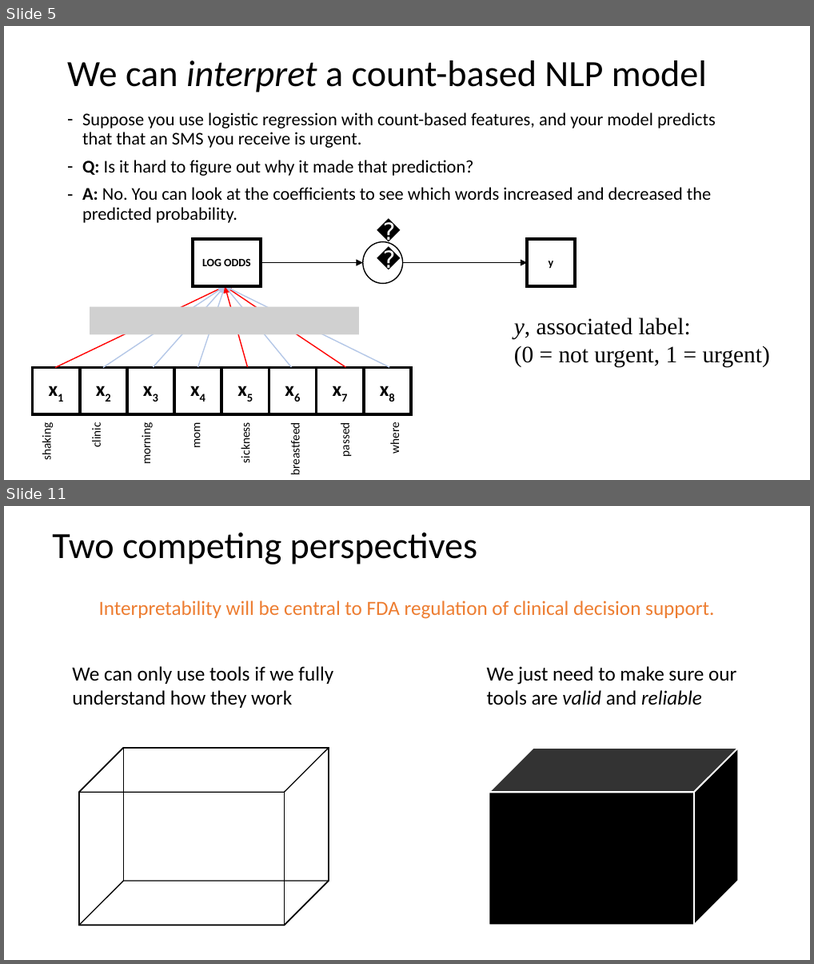
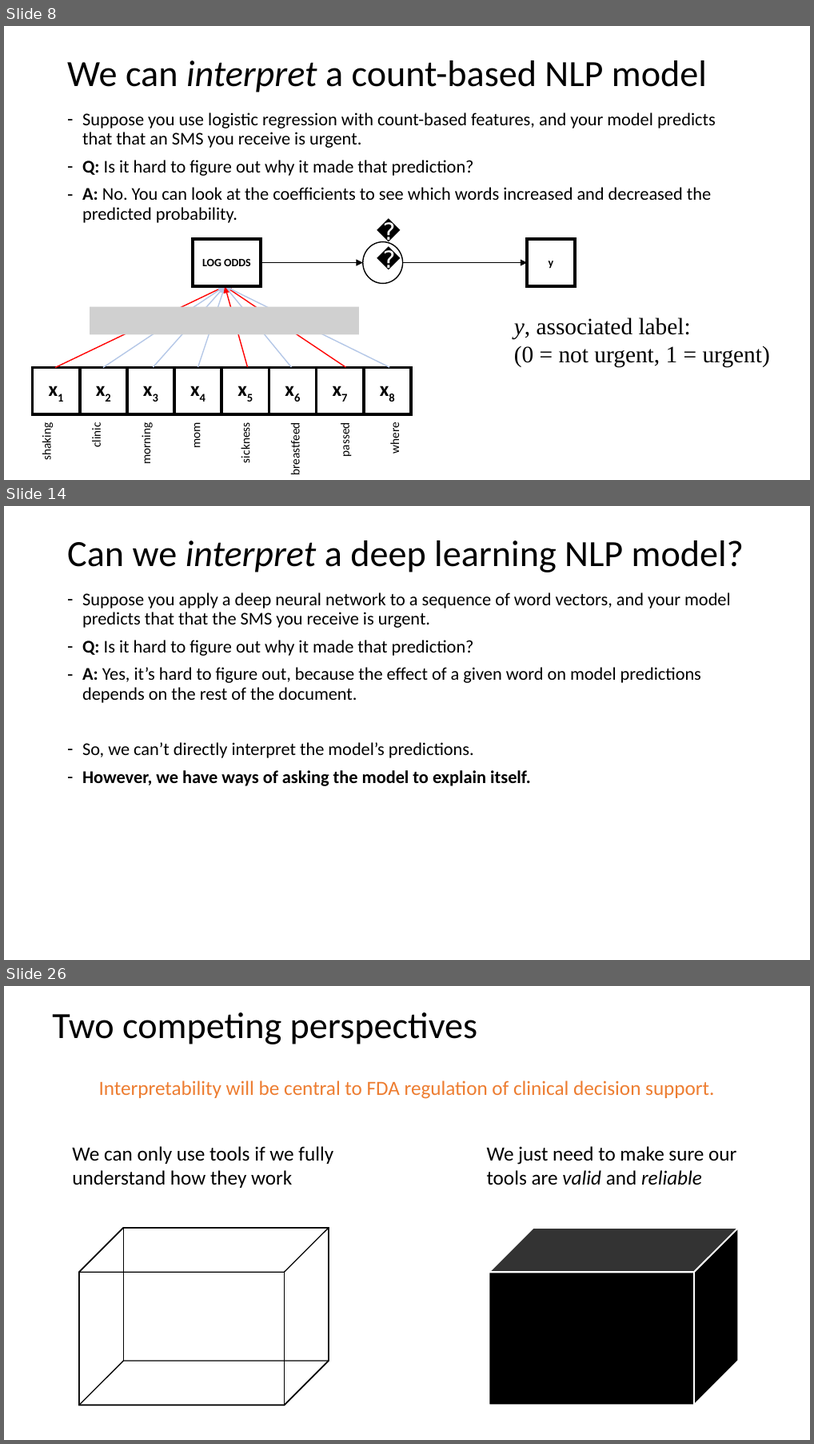
Before and after one commit to mengelhard/mmci_applied_ds, a slide deck: lectures/understanding_model_predictions.pptx. Shown one above the other, each under a label of ours: slides 5 and 11 before the commit, slides 8, 14 and 26 after it; the slides between them are not shown. The pictures are 814x964 and 814x1444 pixels, drawn with LibreOffice and Linux fonts; fonts in the diff are those of the drawing; grey boxes stand for pictures. Boxes give left, top, right and bottom in pixels: in the first picture for what was removed or moved away, otherwise in the second. Text is boxed around its words. In the diff, an @@ line names an element or a change of style, - is before the commit and + after.

```diff
--- a/lectures/understanding_model_predictions.pptx
+++ b/lectures/understanding_model_predictions.pptx
@@ slide 14 added at bbox=[4, 506, 810, 960], background #FFFFFF @@
@@ title added at bbox=[67, 540, 744, 572], 33 pt, text #000000 @@
+Can we interpret a deep learning NLP model?
@@ text added at bbox=[82, 592, 731, 786], 16 pt, text #000000 @@
+– Suppose you apply a deep neural network to a sequence of word vectors, and your model predicts that that the SMS you receive is urgent.
+– Q: Is it hard to figure out why it made that prediction?
+– A: Yes, it’s hard to figure out, because the effect of a given word on model predictions depends on the rest of the document.
+– So, we can’t directly interpret the model’s predictions.
+– However, we have ways of asking the model to explain itself.
@@ what was slide 5 is now slide 8 @@
@@ what was slide 11 is now slide 26 @@
```
Also in this commit, not shown: 5 slides changed, 15 other slides added, 1 slide removed, 9 other files.
